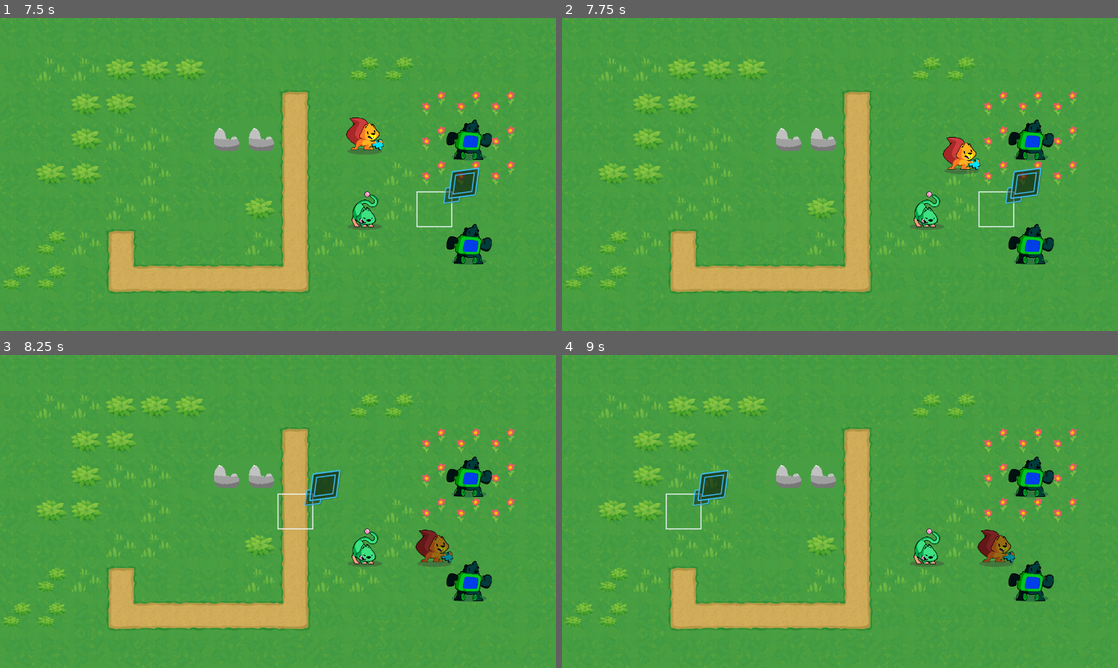
Above: before the commit, frames 1-4 (two rows, left to right).
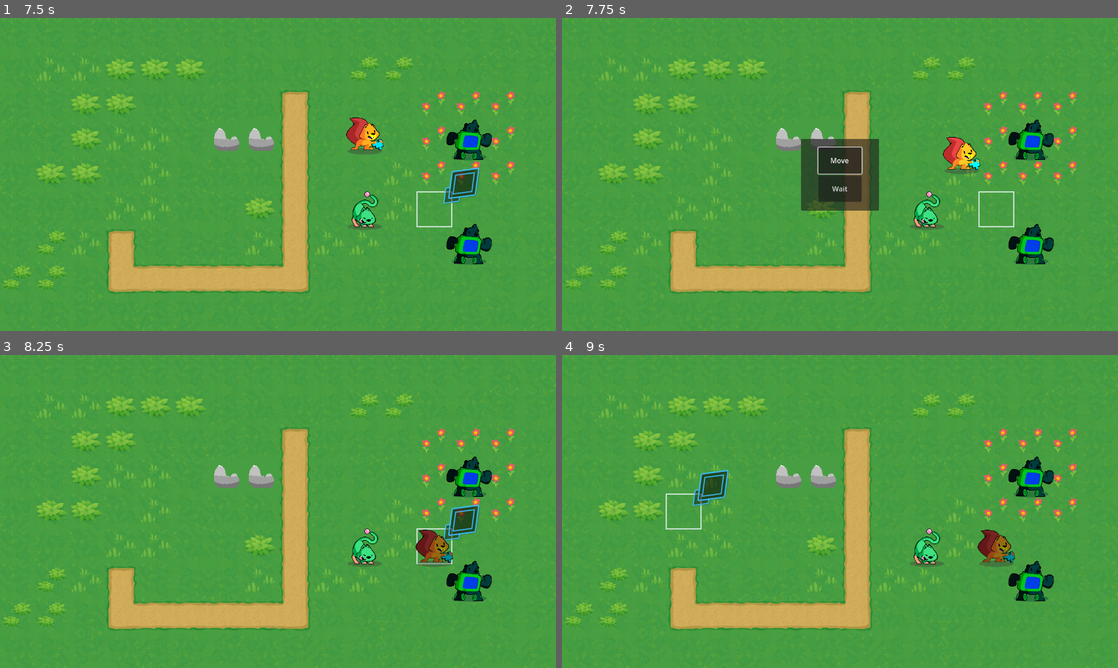
Above: after the commit, the same moments.

Repository: mojius/FarmStrategy
Game: Godot game, scene res://Main.tscn
The game is run twice, just before and just after one commit, with the same random seed, the same clock (stepped at 60 frames per second) and the same inputs.
Inputs (mouse positions are in pixels of both pictures, inside the frame that each line leads up to):
- Up to frame 1 (7.5 s): tap Enter (ui_accept) at 0.5, 0.77, 1.25, 1.52, 2, 2.75, 3.02, 3.5, 3.77, 4.25, 4.52, 6.02, 6.77 s; move the mouse to (250, 237) at 0.52 s; press the mouse at (250, 237) at 0.53 s; hold Up (ui_up) 0.53-2.03 s; move the mouse to (444, 221) at 1.27 s; release the mouse at (444, 221) at 1.28 s; click (444, 221) at 1.35 s; move the mouse to (111, 127) at 2.02 s; press the mouse at (111, 127) at 2.03 s; hold Left (ui_left) 2.03-3.53 s; move the mouse to (305, 174) at 2.77 s; release the mouse at (305, 174) at 2.78 s; click (305, 174) at 2.85 s; move the mouse to (194, 96) at 3.52 s; press the mouse at (194, 96) at 3.53 s; hold Down (ui_down) 3.53-4.28 s; tap Escape (ui_cancel) at 4.15 s; move the mouse to (400, 158) at 4.27 s; release the mouse at (400, 158) at 4.28 s; hold Right (ui_right) 4.28-5.03 s; click (400, 158) at 4.35 s; move the mouse to (166, 190) at 5.02 s; press the mouse at (166, 190) at 5.03 s; hold Up (ui_up) 5.03-5.78 s; move the mouse to (333, 105) at 5.77 s; release the mouse at (333, 105) at 5.78 s; hold Right (ui_right) from 5.78 s (still down); click (333, 105) at 5.85 s; move the mouse to (250, 237) at 6.52 s; press the mouse at (250, 237) at 6.53 s; move the mouse to (444, 221) at 7.27 s; release the mouse at (444, 221) at 7.28 s; click (444, 221) at 7.35 s
- Up to frame 2 (7.75 s): keep holding Right (ui_right); tap Enter (ui_accept) at 7.52 s
- Up to frame 3 (8.25 s): release Right (ui_right) at 8 s; click (278, 527) at 8 s, where only the run after the commit has a clickable "Wait"
- Up to frame 4 (9 s): move the mouse to (673, 464) at 8.77 s; press the mouse at (673, 464) at 8.78 s; hold Down (ui_down) from 8.78 s (still down)

Frame 1 is identical in both runs. In frame 2, 3.9% of the frame differs, in the area x 43-87%, y 38-62%; in frame 3, 1.2%; in frame 4, nothing differs.

Commit message:
More refactoring, still buggy

Diff:
--- a/GameBoard/GameBoard.gd
+++ b/GameBoard/GameBoard.gd
@@ -19,15 +19,14 @@
 
 var _active_faction : String = "Player" :
 	set(value):
+
+		_refresh_groups()
 		var phase: Phase = _phase.instantiate()
 		_menu_manager.add_child(phase)
 		await phase.done
 
-		_refresh_groups()
 		_active_faction = value
-		if (value == "Enemy"):
-			_state = GameState.DISABLED
-		elif (value == "Ally"):
+		if (value != "Player"):
 			_state = GameState.DISABLED
 		elif (value == "Player"):
 			_state = GameState.FREE
@@ -97,8 +96,6 @@
 		_units[unit.cell] = unit
 		unit.turn_exhausted.connect(_on_unit_exhausted)
 
-
-
 # Selects the unit in the `cell` if there's one there.
 func _select_unit(cell: Vector2) -> void:
 	# Here's some optional defensive code: we return early from the function if the unit's not
@@ -124,16 +121,11 @@
 	_unit_overlay.draw(_walkable_cells)
 	_unit_path_arrow.initialize(_walkable_cells)
 
-# Deselects the active unit, clearing the cells overlay and interactive path drawing.
-# We need it for the `_move_active_unit()` function below, and we'll use it again in a moment.
+
 func _deselect_active_unit() -> void:
 	_active_unit.is_selected = false
 	_unit_overlay.clear()
 	_unit_path_arrow.stop()
-
-# Clears the reference to the _active_unit and the corresponding walkable cells.
-# We need it for the `_move_active_unit()` function below.
-func _clear_active_unit() -> void:
 	_active_unit = null
 	_walkable_cells.clear()
 
@@ -148,19 +140,17 @@
 	# While it's walking, the player won't be able to issue new commands.
 	_units.erase(_active_unit.cell)
 	_units[new_cell] = _active_unit
-	# We also deselect it, clearing up the overlay and path.
+	# Finally, we clear the active unit, we won't need it after this.
 	_deselect_active_unit()
-	# We then ask the unit to walk along the path stored in the UnitPath instance and wait until it
-	# finished.
-
-	_active_unit.walk_along(_active_path)
-	await _active_unit.walk_finished
+
+	_units[new_cell].walk_along(_active_path)
+	await _units[new_cell].walk_finished
 
 	# Now that the unit is done moving, set it as exhausted.
 	_units[new_cell].set_exhausted(true)
 
 	# Finally, we clear the `_active_unit`, which also clears the `_walkable_cells` array.
-	_clear_active_unit()
+
 
 # Updates the interactive path's drawing if there's an active and selected unit.
 func _on_cursor_moved(new_cell: Vector2) -> void:
@@ -183,32 +173,34 @@
 
 func _unhandled_input(event: InputEvent) -> void:
 	if event.is_action_pressed("ui_cancel"):
-		_cancel()
-
-func _cancel() -> void:
-	if _active_unit:
-		_deselect_active_unit()
-		_clear_active_unit()
-		_state = GameState.FREE
-		_menu_manager.kill_action_menu()
+		if _active_unit:
+			_deselect_active_unit()
+			_state = GameState.FREE
+			_menu_manager.kill_action_menu()
+
 
 # Sets the active unit to exhausted and disables it. Probably something we can get rid of later.
 func _exhaust() -> void:
 	if _active_unit:
 		_active_unit.set_exhausted(true)
-	_cancel()
-
-func _on_unit_exhausted(current_unit: Unit) -> void:
-	# If all are exhausted, turn control over to the next faction.
-	var faction_units := get_tree().get_nodes_in_group(current_unit.get_faction())
+		_deselect_active_unit()
+		_state = GameState.FREE
+
+func _on_unit_exhausted() -> void:
+	_check_should_end_turn()
+
+func _check_should_end_turn():
+	var faction_units := get_tree().get_nodes_in_group(_active_faction)
 	for unit: Unit in faction_units:
 		if not unit.is_exhausted():
 			return
 
-	if current_unit.get_faction() == "Player":
+	if _active_faction == "Player":
 		_active_faction = "Enemy"
-	elif current_unit.get_faction() == "Enemy":
+		return
+	elif _active_faction == "Enemy":
 		_active_faction = "Player"
+		return
 
 func _refresh_group(faction: String) -> void:
 	# TODO: Validate these later, or find a better way to do it.
@@ -253,7 +245,6 @@
 		# If we can't immediately attack an enemy in range or we're right next to them,
 		if path.is_empty() or path.size() == 9999 or path.size() <= 1:
 				_deselect_active_unit()
-				_clear_active_unit()
 				continue
 
 		# Shorten the path so you don't go right ONTO your target.
@@ -264,16 +255,16 @@
 
 		# If we can't immediately attack an enemy in range or we're right next to them,
 		if path.is_empty() or path.size() == 9999 or path.size() <= 1:
-				_cancel()
+				_deselect_active_unit()
 				continue
 
 		if is_occupied(target_cell) or not target_cell in _walkable_cells:
-				_cancel()
+				_deselect_active_unit()
 				continue
 
 		_active_path = path
 		# Move the enemy to the last element in the path.
 		_move_active_unit(target_cell)
-		await _active_unit.walk_finished
+		await unit.walk_finished
 
 	_active_faction = target_faction
--- a/Menu/MenuManager.gd
+++ b/Menu/MenuManager.gd
@@ -1,11 +1,13 @@
 class_name MenuManager extends CanvasLayer
 @export var _action_menu := preload("res://Menu/ActionMenu.tscn")
 
+var menu: ActionMenu
+
 func add_action_menu(attack: Callable, wait: Callable) -> void:
-	var menu = _action_menu.instantiate()
+	menu = _action_menu.instantiate()
 	menu.setup(attack, wait)
 	add_child(menu)
 
 func kill_action_menu() -> void:
-	if (get_child(0)):
-		get_child(0).queue_free()
+		remove_child(menu)
+		menu.queue_free()
--- a/Units/Unit.gd
+++ b/Units/Unit.gd
@@ -65,7 +65,7 @@
 	_exhausted = exhausted
 	if (exhausted):
 		_anim_state = "exhausted"
-		turn_exhausted.emit(self)
+		turn_exhausted.emit()
 	elif not exhausted:
 		_anim_state = "idle"
 
